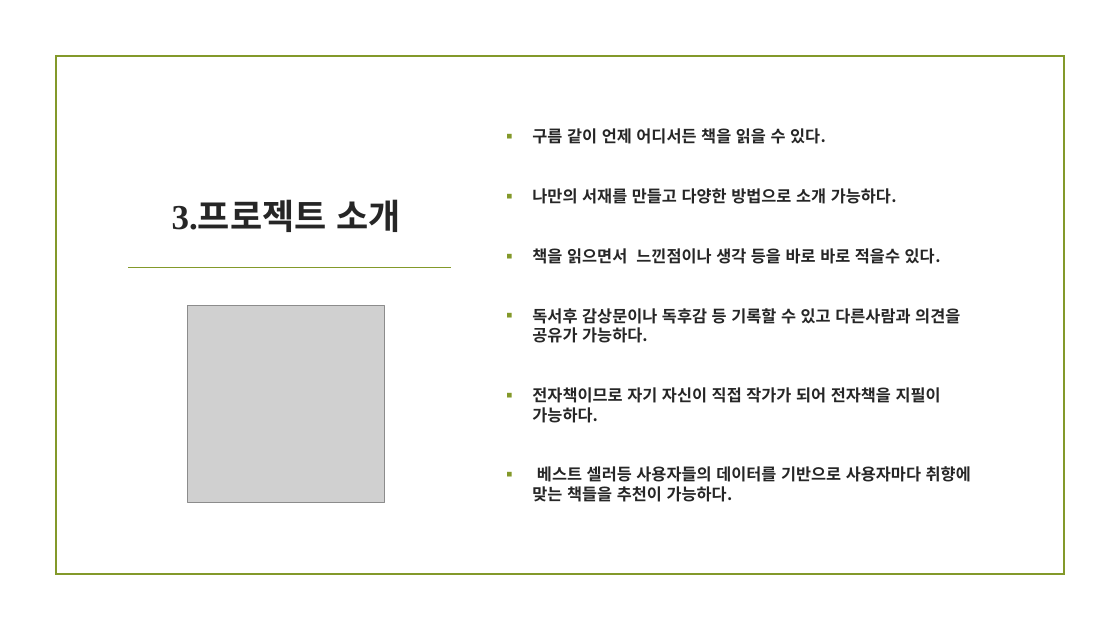
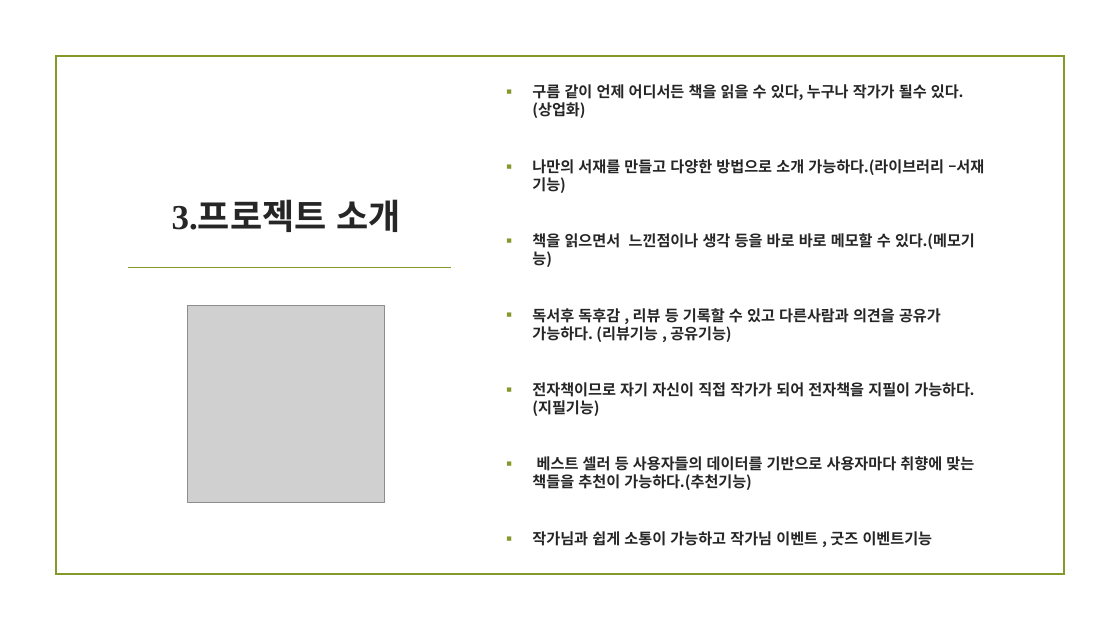
Before and after one commit to duddnr3618/front-end-project01, a slide deck: slide 6 of 22.최영욱Book.pptx. Drawn at 1120x630 pixels with LibreOffice and Linux fonts; fonts in the diff are those of the drawing; grey boxes stand for pictures; background and template pictures are left out. Boxes give left, top, right and bottom in pixels: in the first picture for what was removed or moved away, otherwise in the second. Text is boxed around its words. In the diff, an @@ line names an element or a change of style, - is before the commit and + after.

```diff
--- a/22.최영욱Book.pptx
+++ b/22.최영욱Book.pptx
@@ text at (532,84,984,546): text changed; size 14 to 12.9 pt @@
-▪ 구름 같이 언제 어디서든 책을 읽을 수 있다.
-▪ 나만의 서재를 만들고 다양한 방법으로 소개 가능하다.
-▪ 책을 읽으면서 느낀점이나 생각 등을 바로 바로 적을수 있다.
-▪ 독서후 감상문이나 독후감 등 기록할 수 있고 다른사람과 의견을 공유가 가능하다.
-▪ 전자책이므로 자기 자신이 직접 작가가 되어 전자책을 지필이 가능하다.
-▪ 베스트 셀러등 사용자들의 데이터를 기반으로 사용자마다 취향에 맞는 책들을 추천이 가능하다.
+▪ 구름 같이 언제 어디서든 책을 읽을 수 있다, 누구나 작가가 될수 있다. (상업화)
+▪ 나만의 서재를 만들고 다양한 방법으로 소개 가능하다.(라이브러리 –서재 기능)
+▪ 책을 읽으면서 느낀점이나 생각 등을 바로 바로 메모할 수 있다.(메모기능)
+▪ 독서후 독후감 , 리뷰 등 기록할 수 있고 다른사람과 의견을 공유가 가능하다. (리뷰기능 , 공유기능)
+▪ 전자책이므로 자기 자신이 직접 작가가 되어 전자책을 지필이 가능하다. (지필기능)
+▪ 베스트 셀러 등 사용자들의 데이터를 기반으로 사용자마다 취향에 맞는 책들을 추천이 가능하다.(추천기능)
+▪ 작가님과 쉽게 소통이 가능하고 작가님 이벤트 , 굿즈 이벤트기능
```
Also in this commit, not shown: 2 other slides changed, 1 other file.
